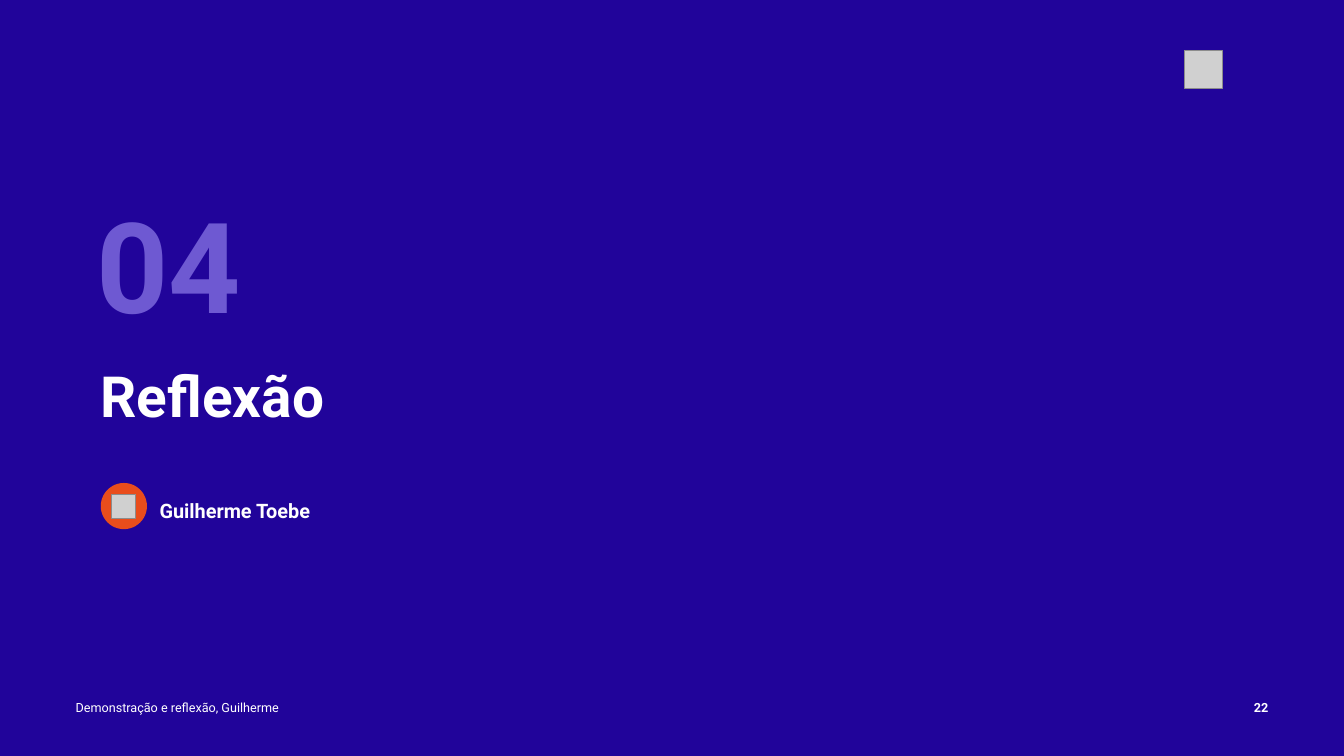
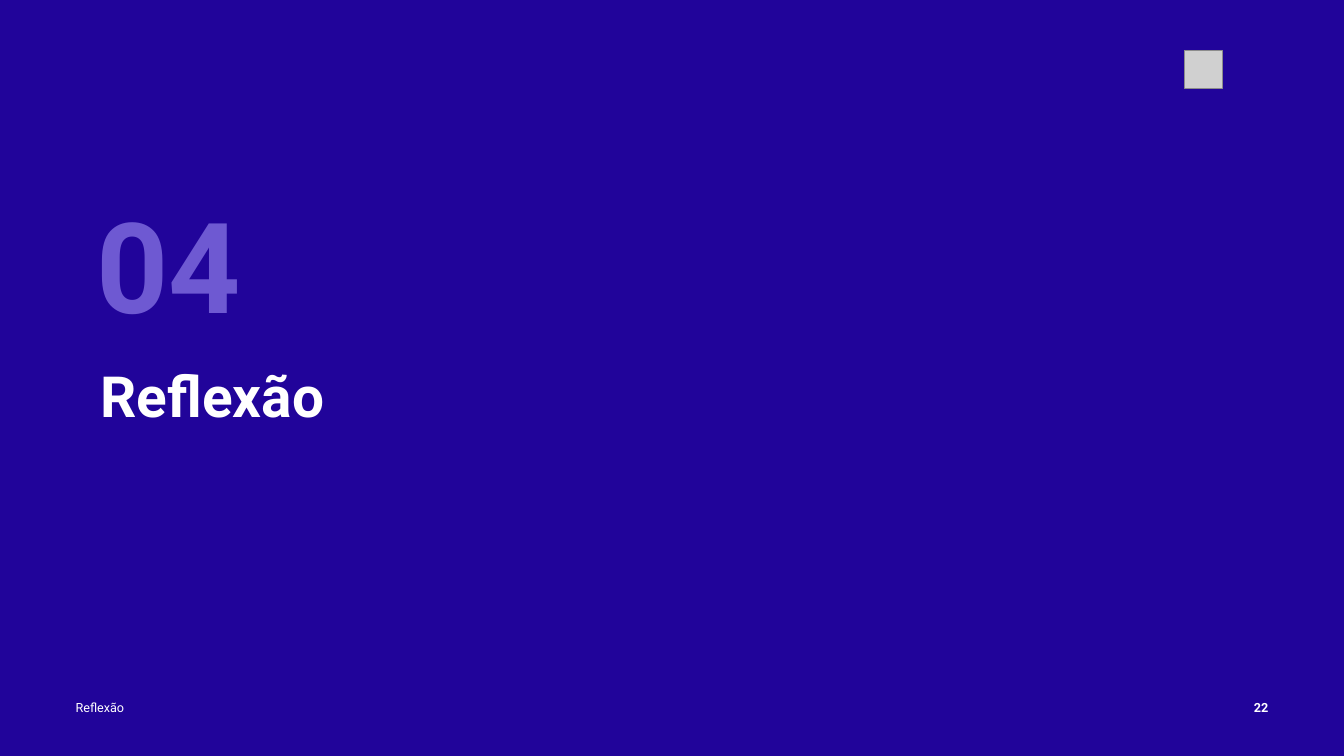
Before and after one commit to tcpassos/invite-app, a slide deck: slide 22 of trabalhos/T4-Pitch-Final.pptx. Drawn at 1344x756 pixels with LibreOffice and Linux fonts; fonts in the diff are those of the drawing; grey boxes stand for pictures. Boxes give left, top, right and bottom in pixels: in the first picture for what was removed or moved away, otherwise in the second. Text is boxed around its words. In the diff, an @@ line names an element or a change of style, - is before the commit and + after.

```diff
--- a/trabalhos/T4-Pitch-Final.pptx
+++ b/trabalhos/T4-Pitch-Final.pptx
@@ ellipse removed at [101, 483, 147, 529] @@
@@ picture removed at [112, 494, 136, 518] @@
@@ text removed at [160, 503, 310, 519] @@
-Guilherme Toebe
@@ text at [76, 702, 125, 712]: text changed @@
-Demonstração e reflexão, Guilherme
+Reflexão
```
Also in this commit, not shown: 3 other slides changed, 4 other files.
